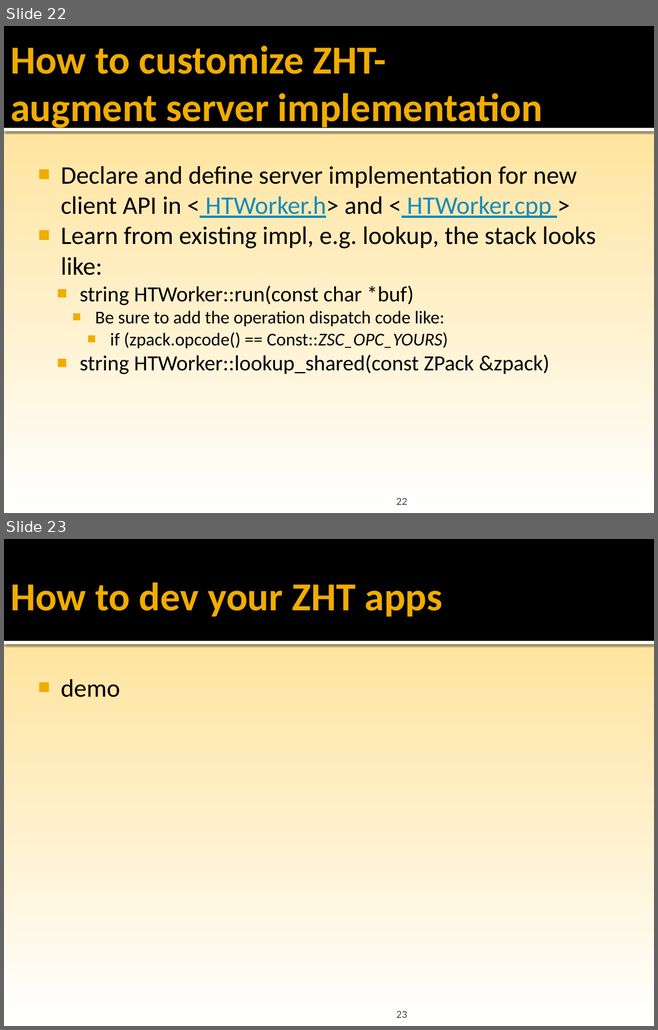
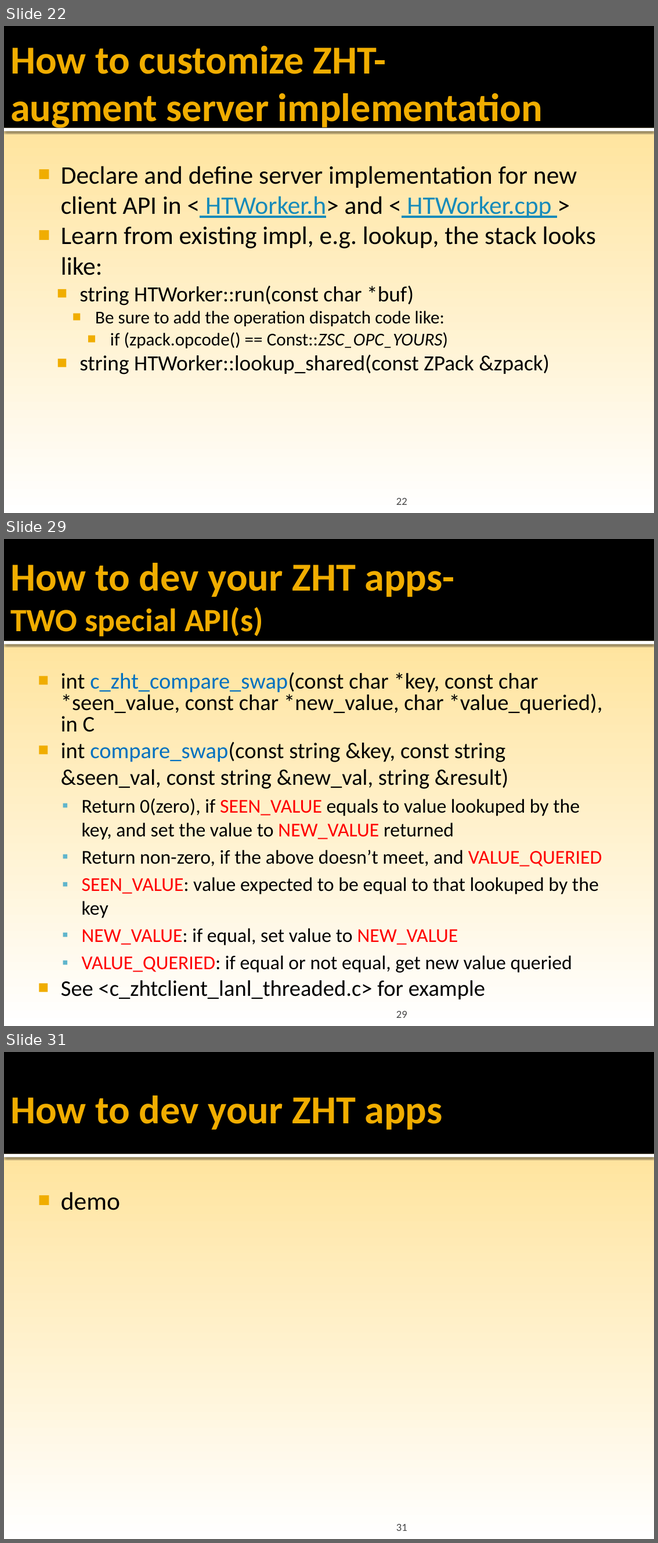
Before and after one commit to datasys/zht, a slide deck: doc/ZHT-dev-tutorial-CS554@cs.iit.pptx. Shown one above the other, each under a label of ours: slides 22 and 23 before the commit, slides 22, 29 and 31 after it; the slides between them are not shown. The pictures are 658x1030 and 658x1543 pixels, drawn with LibreOffice and Linux fonts; fonts in the diff are those of the drawing; background and template pictures are left out. Boxes give left, top, right and bottom in pixels: in the first picture for what was removed or moved away, otherwise in the second. Text is boxed around its words. In the diff, an @@ line names an element or a change of style, - is before the commit and + after.

```diff
--- a/doc/ZHT-dev-tutorial-CS554@cs.iit.pptx
+++ b/doc/ZHT-dev-tutorial-CS554@cs.iit.pptx
@@ slide 29 added at [4, 539, 654, 1026], background gradient #FFC000 to #FFE193 to #FFFFFF; not listed: 2 template elements that a slide beside it also shows @@
@@ title added at [10, 563, 455, 636], 44 pt, text #F0AD00, bold @@
+How to dev your ZHT apps-
+TWO special API(s)
@@ text added at [61, 672, 603, 1000], 21.7 pt, text #000000 @@
+■ int c_zht_compare_swap(const char *key, const char *seen_value, const char *new_value, char *value_queried), in C
+■ int compare_swap(const string &key, const string &seen_val, const string &new_val, string &result)
+  ▪ Return 0(zero), if SEEN_VALUE equals to value lookuped by the key, and set the value to NEW_VALUE returned
+  ▪ Return non-zero, if the above doesn’t meet, and VALUE_QUERIED
+  ▪ SEEN_VALUE: value expected to be equal to that lookuped by the key
+  ▪ NEW_VALUE: if equal, set value to NEW_VALUE
+  ▪ VALUE_QUERIED: if equal or not equal, get new value queried
+■ See <c_zhtclient_lanl_threaded.c> for example
@@ page number added at [396, 1011, 407, 1018], 12 pt, text #454545 @@
+29
@@ what was slide 23 is now slide 31 @@
@@ page number at [396, 1524, 407, 1531]: text changed @@
-23
+31
```
Also in this commit, not shown: 2 slides changed, 7 other slides added, 1 other file.
